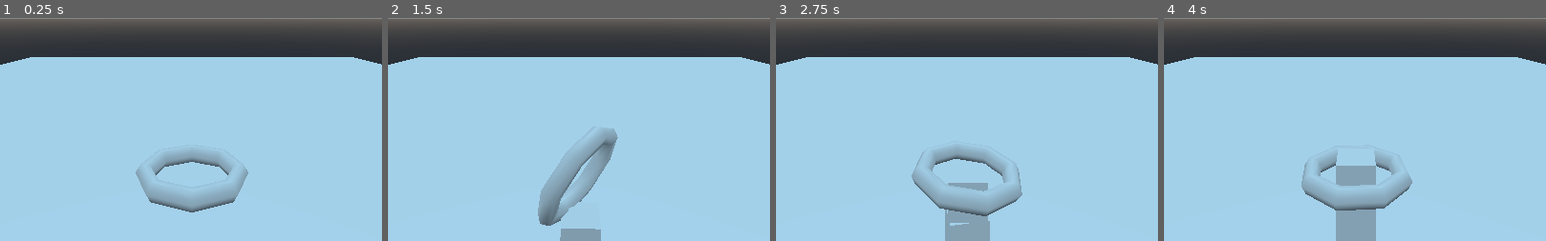
Above: before the commit, frames 1-4 (left to right).
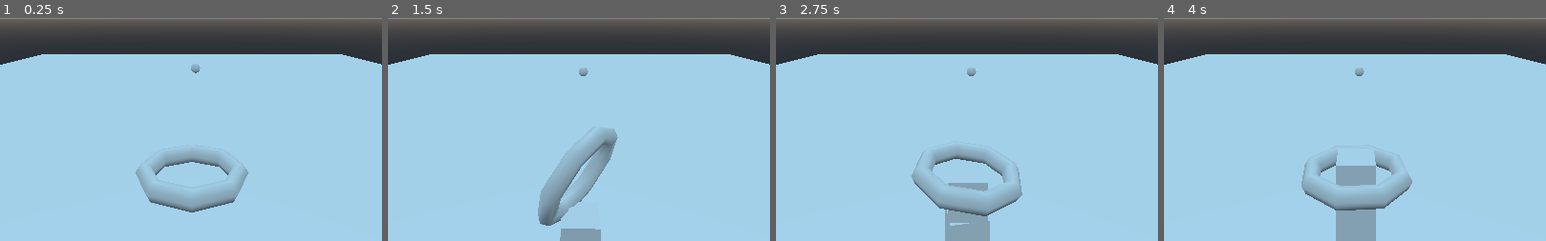
Above: after the commit, the same moments.

Repository: PandorasGit/P3-paroberts
Game: Godot game, scene res://World/World.tscn
Same seed, same stepped clock (60 frames per second), same inputs: the game is played once before the commit and once after it.
Inputs:
- Up to frame 1 (0.25 s): no input
- Up to frame 2 (1.5 s): hold D (yaw_right) 0.53-1.28 s; tap Space (shoot) at 0.6, 1.35 s; hold S (pitch_down) from 1.28 s (still down)
- Up to frame 3 (2.75 s): release S (pitch_down) at 2.03 s; hold D (yaw_right) from 2.03 s (still down); tap Space (shoot) at 2.1 s
- Up to frame 4 (4 s): release D (yaw_right) at 2.78 s; hold W (pitch_up) 2.78-3.53 s; tap Space (shoot) at 2.85, 3.6 s; hold A (yaw_left) from 3.53 s (still down)
The pictures show only the part of the screen within x 25-75%, y 50-100%; the shares and areas given below are measured in that part.

The runs differ from the first frame. In frame 1, 1.1% of the frame differs, in the area x 8-92%, y 16-25%; in frame 2, 1.1%; in frame 3, 1.1%; in frame 4, 1.1%.

Commit message:
Add target

Diff:
--- /dev/null
+++ b/project/Target/Target.gd
@@ -0,0 +1,8 @@
+extends RigidBody
+
+
+signal killed
+
+func _on_VisibilityNotifier_screen_exited():
+	emit_signal("killed")
+	queue_free()
--- /dev/null
+++ b/project/Target/Target.tscn
@@ -0,0 +1,17 @@
+[gd_scene load_steps=3 format=2]
+
+[ext_resource path="res://Target/Target.gd" type="Script" id=1]
+
+[sub_resource type="SphereShape" id=1]
+
+[node name="Target" type="RigidBody"]
+script = ExtResource( 1 )
+
+[node name="CSGSphere" type="CSGSphere" parent="."]
+
+[node name="CollisionShape" type="CollisionShape" parent="."]
+shape = SubResource( 1 )
+
+[node name="VisibilityNotifier" type="VisibilityNotifier" parent="."]
+
+[connection signal="screen_exited" from="VisibilityNotifier" to="." method="_on_VisibilityNotifier_screen_exited"]
--- a/project/World/World.tscn
+++ b/project/World/World.tscn
@@ -1,6 +1,7 @@
-[gd_scene load_steps=3 format=2]
+[gd_scene load_steps=4 format=2]
 
 [ext_resource path="res://Launcher/Launcher.tscn" type="PackedScene" id=1]
+[ext_resource path="res://Target/Target.tscn" type="PackedScene" id=2]
 
 [sub_resource type="CubeMesh" id=1]
 size = Vector3( 100, 2, 100 )
@@ -15,6 +16,10 @@
 transform = Transform( 1, 0, 0, 0, 1, 0, 0, 0, 1, 0, 13.2176, 56.5861 )
 
 [node name="Camera" type="Camera" parent="Pivot"]
+far = 120.0
 
 [node name="Launcher" parent="." instance=ExtResource( 1 )]
 transform = Transform( 1, 0, 0, 0, 1, 0, 0, 0, 1, 0, 5, 39.691 )
+
+[node name="Target" parent="." instance=ExtResource( 2 )]
+transform = Transform( 1, 0, 0, 0, 1, 0, 0, 0, 1, 0.710283, 2.97171, -9.95106 )
Not shown, changed: README.md
